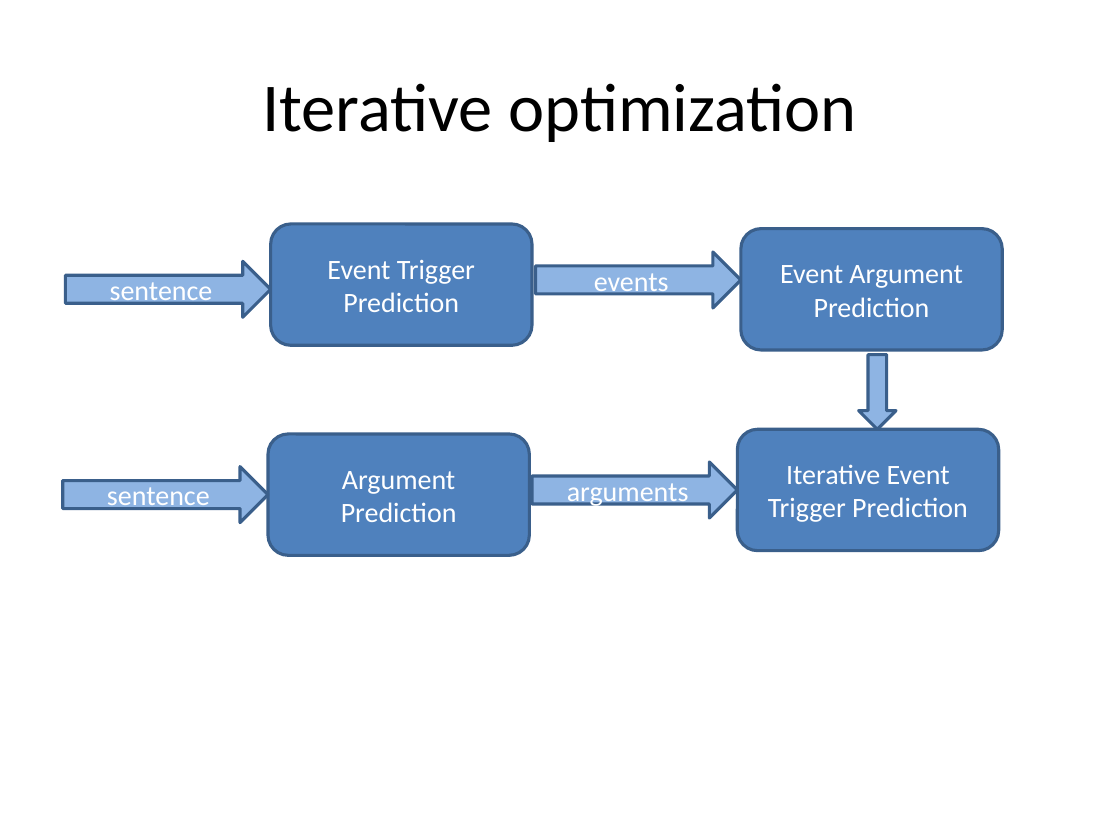
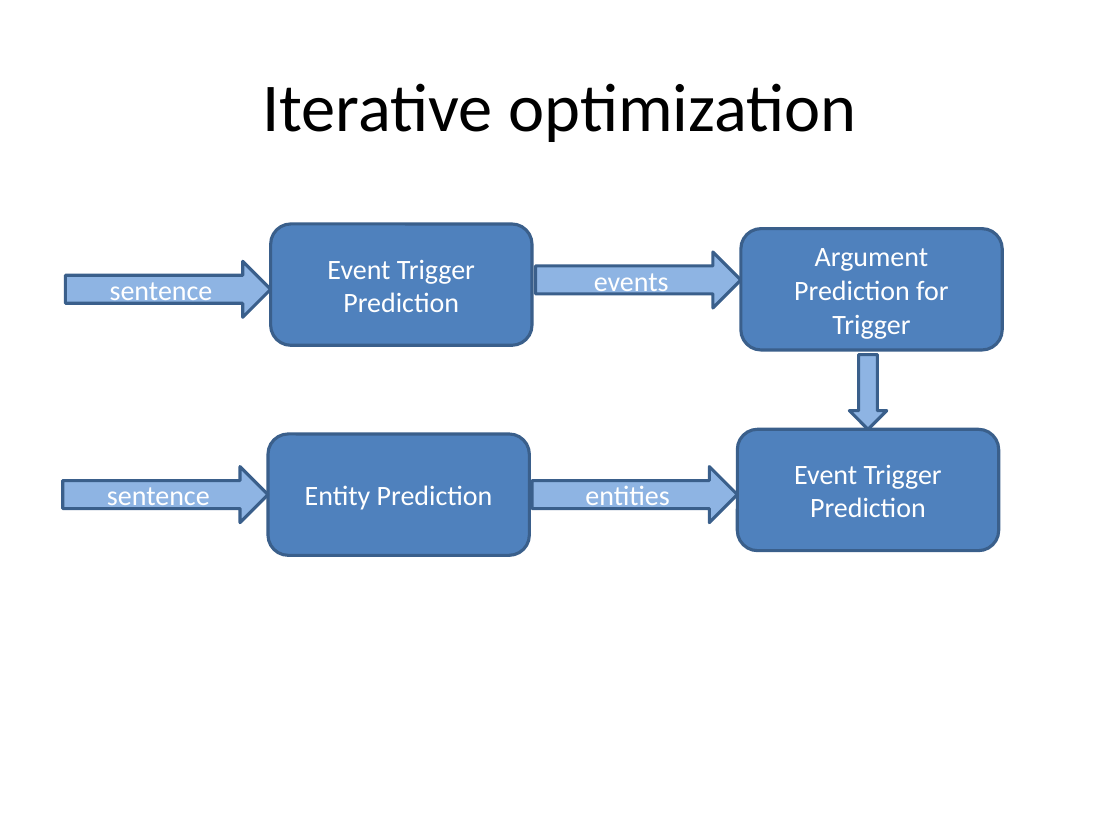
Before and after one commit to ajutscaria/CS224U, a slide deck: slide 17 of Presentation/Anubhai Philip Scaria.pptx. Drawn at 1120x840 pixels with LibreOffice and Linux fonts; fonts in the diff are those of the drawing. Boxes give left, top, right and bottom in pixels: in the first picture for what was removed or moved away, otherwise in the second. Text is boxed around its words. In the diff, an @@ line names an element or a change of style, - is before the commit and + after.

```diff
--- a/Presentation/Anubhai Philip Scaria.pptx
+++ b/Presentation/Anubhai Philip Scaria.pptx
@@ text in rounded rectangle at (x1=794, y1=248, x2=948, y2=339): text changed @@
-Event Argument Prediction
+Argument Prediction for Trigger
@@ down arrow moved from (x1=859, y1=355, x2=896, y2=430) to (x1=849, y1=355, x2=886, y2=430) @@
@@ right arrow "entities" moved from (x1=532, y1=461, x2=737, y2=517) to (x1=532, y1=467, x2=737, y2=523) @@
@@ text in rounded rectangle at (x1=794, y1=465, x2=942, y2=517): text changed @@
-Iterative Event Trigger Prediction
+Event Trigger Prediction
@@ text in rounded rectangle at (x1=305, y1=485, x2=493, y2=510): text changed @@
-Argument Prediction
+Entity Prediction
@@ text in right arrow at (x1=585, y1=486, x2=669, y2=512): text changed @@
-arguments
+entities
```
Also in this commit, not shown: 16 other slides changed, 2 other files.
